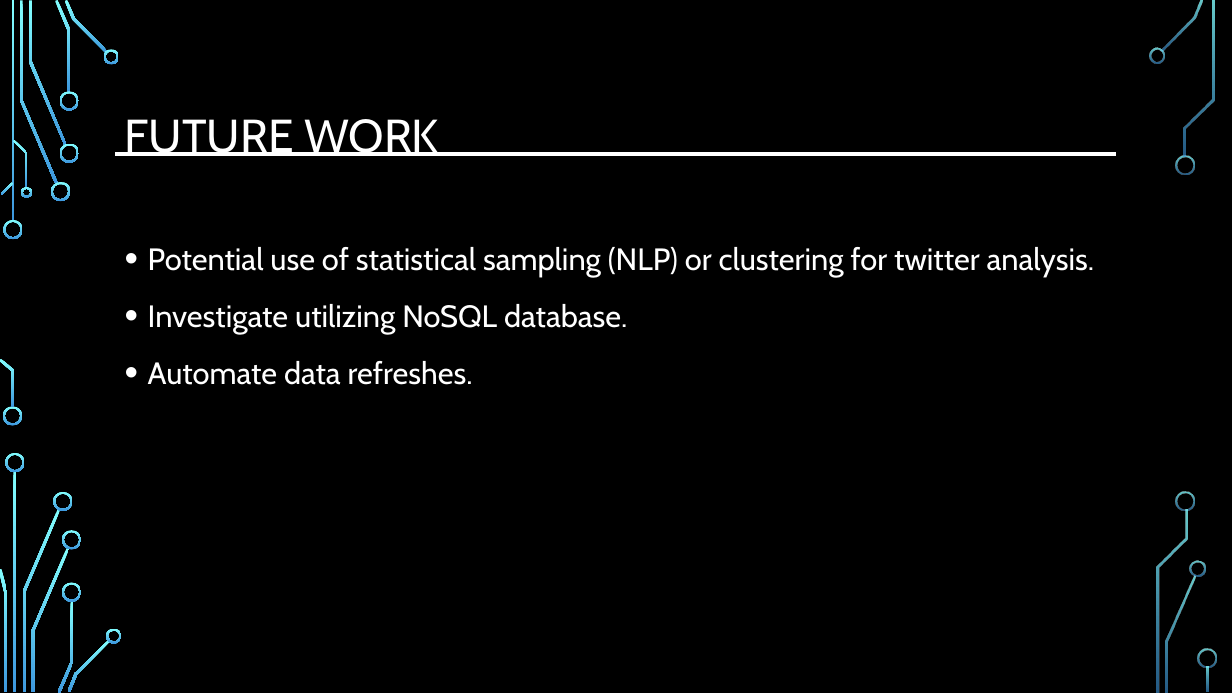
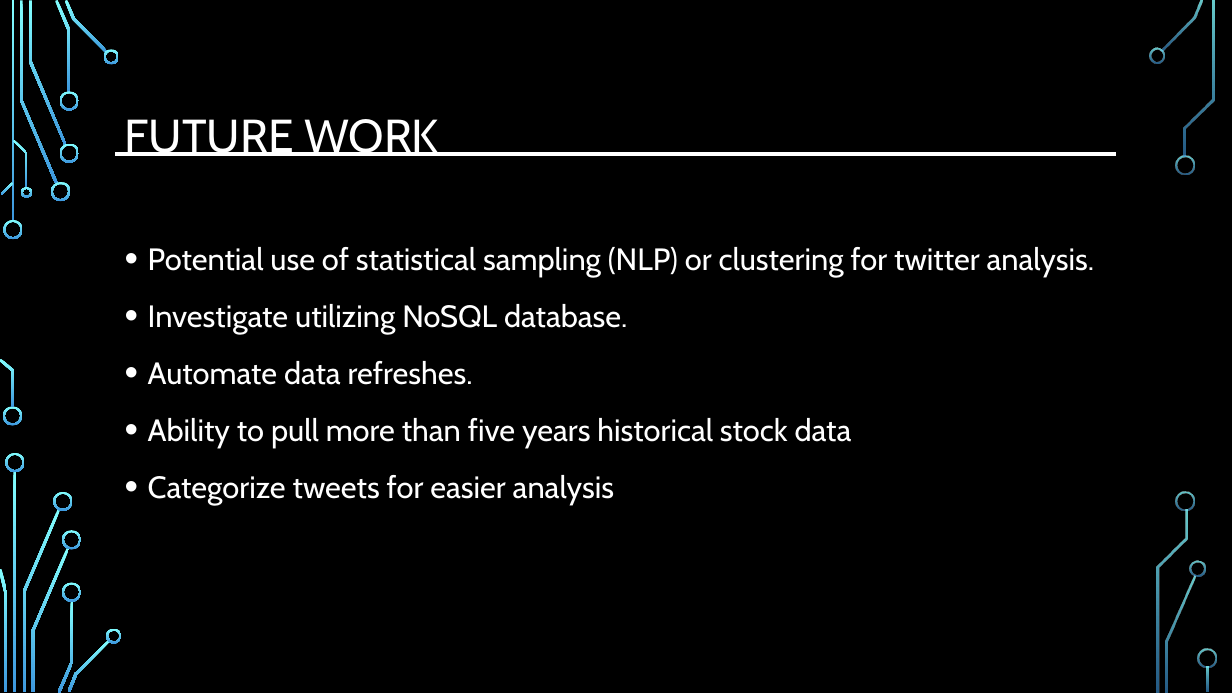
Before and after one commit to djserna/7330-Group-Project, a slide deck: slide 22 of Presentation/MSDS_7330_Group_Project_Presentation.pptx (slide 21 before the commit). Drawn at 1232x693 pixels with LibreOffice and Linux fonts; fonts in the diff are those of the drawing; background and template pictures are left out. Boxes give left, top, right and bottom in pixels: in the first picture for what was removed or moved away, otherwise in the second. Text is boxed around its words. In the diff, an @@ line names an element or a change of style, - is before the commit and + after.

Commit message:
updated visuals and future work

```diff
--- a/Presentation/MSDS_7330_Group_Project_Presentation.pptx
+++ b/Presentation/MSDS_7330_Group_Project_Presentation.pptx
@@ text at box(148, 418, 852, 505): paragraphs added @@
+• Ability to pull more than five years historical stock data
+• Categorize tweets for easier analysis
```
Also in this commit, not shown: 3 other slides changed, 1 slide added.
